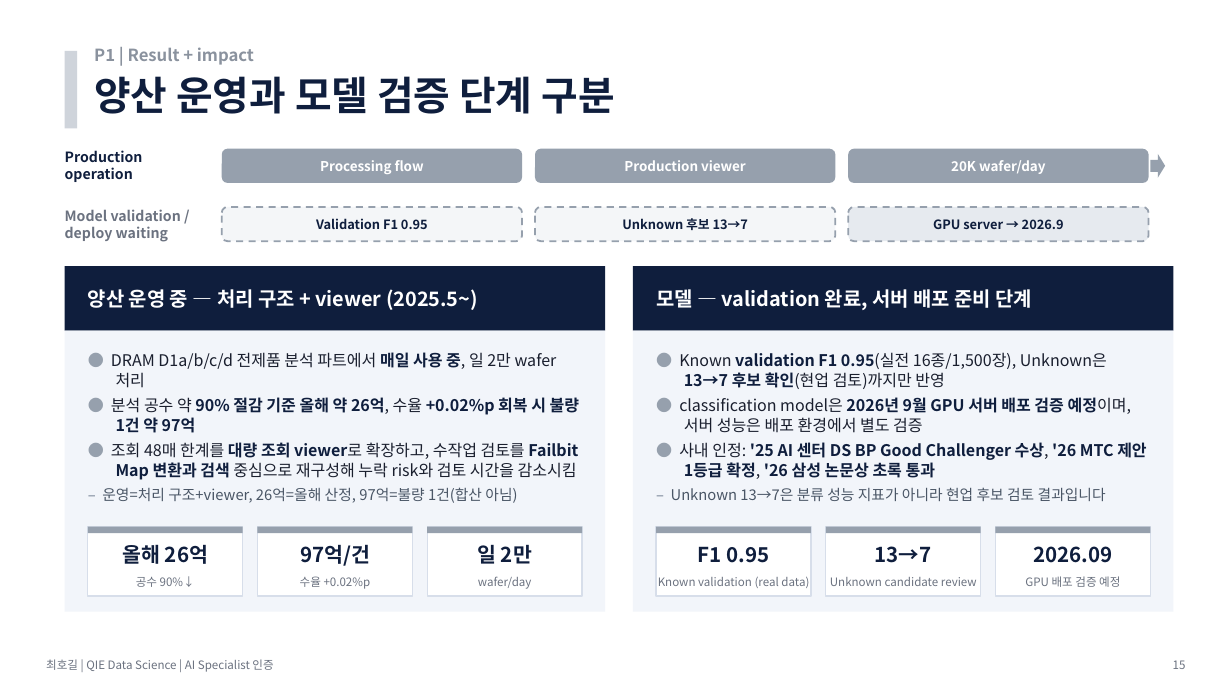
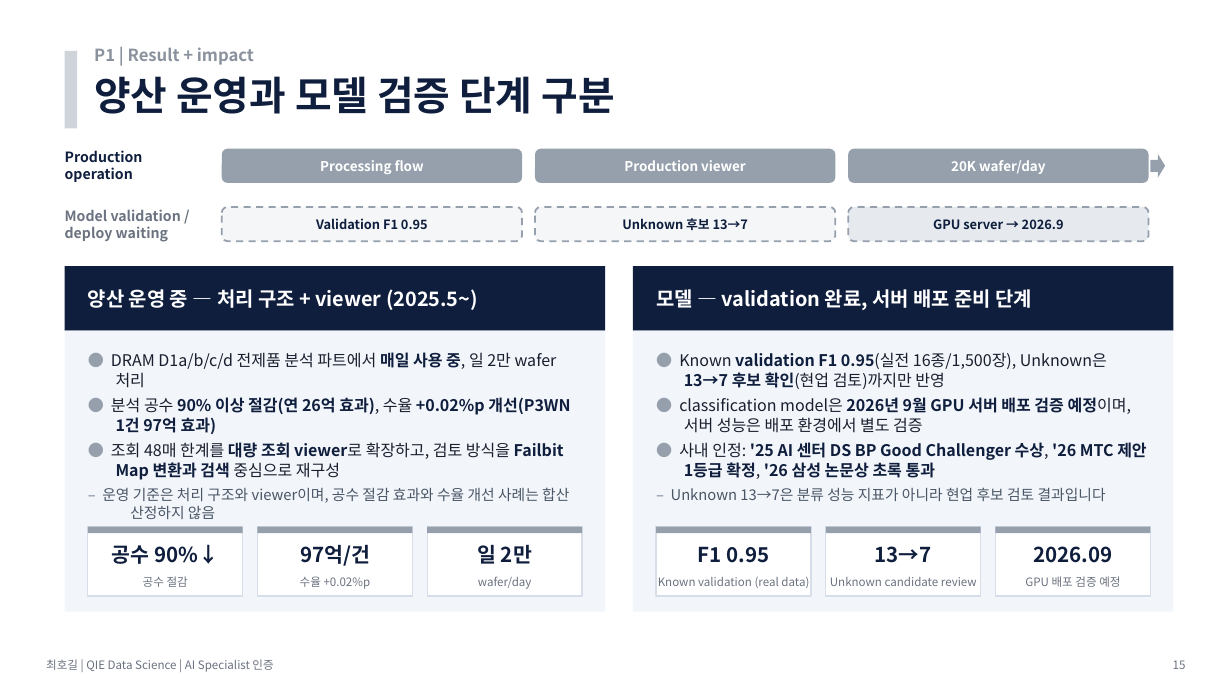
Before and after one commit to hogil/fbm_paper, a slide deck: slide 15 of recommendation/presentation/'26년 AI Specialist 면점 심사 자료_메모리사업부_최호길.pptx. Drawn at 1232x693 pixels with LibreOffice and Linux fonts; fonts in the diff are those of the drawing. Boxes give left, top, right and bottom in pixels: in the first picture for what was removed or moved away, otherwise in the second. Text is boxed around its words. In the diff, an @@ line names an element or a change of style, - is before the commit and + after.

```diff
--- a/recommendation/presentation/'26년 AI Specialist 면점 심사 자료_메모리사업부_최호길.pptx
+++ b/recommendation/presentation/'26년 AI Specialist 면점 심사 자료_메모리사업부_최호길.pptx
@@ text at <box>102,397,570,503</box>: text changed @@
-● 분석 공수 약 90% 절감 기준 올해 약 26억, 수율 +0.02%p 회복 시 불량 1건 약 97억
-● 조회 48매 한계를 대량 조회 viewer로 확장하고, 수작업 검토를 Failbit Map 변환과 검색 중심으로 재구성해 누락 risk와 검토 시간을 감소시킴
-  – 운영=처리 구조+viewer, 26억=올해 산정, 97억=불량 1건(합산 아님)
+● 분석 공수 90% 이상 절감(연 26억 효과), 수율 +0.02%p 개선(P3WN 1건 97억 효과)
+● 조회 48매 한계를 대량 조회 viewer로 확장하고, 검토 방식을 Failbit Map 변환과 검색 중심으로 재구성
+  – 운영 기준은 처리 구조와 viewer이며, 공수 절감 효과와 수율 개선 사례는 합산 산정하지 않음
@@ text at <box>112,544,218,564</box>: text changed @@
-올해 26억
+공수 90%↓
@@ text at <box>143,576,188,587</box>: text changed @@
-공수 90%↓
+공수 절감
```
Also in this commit, not shown: 12 other slides changed, 2 other files.
